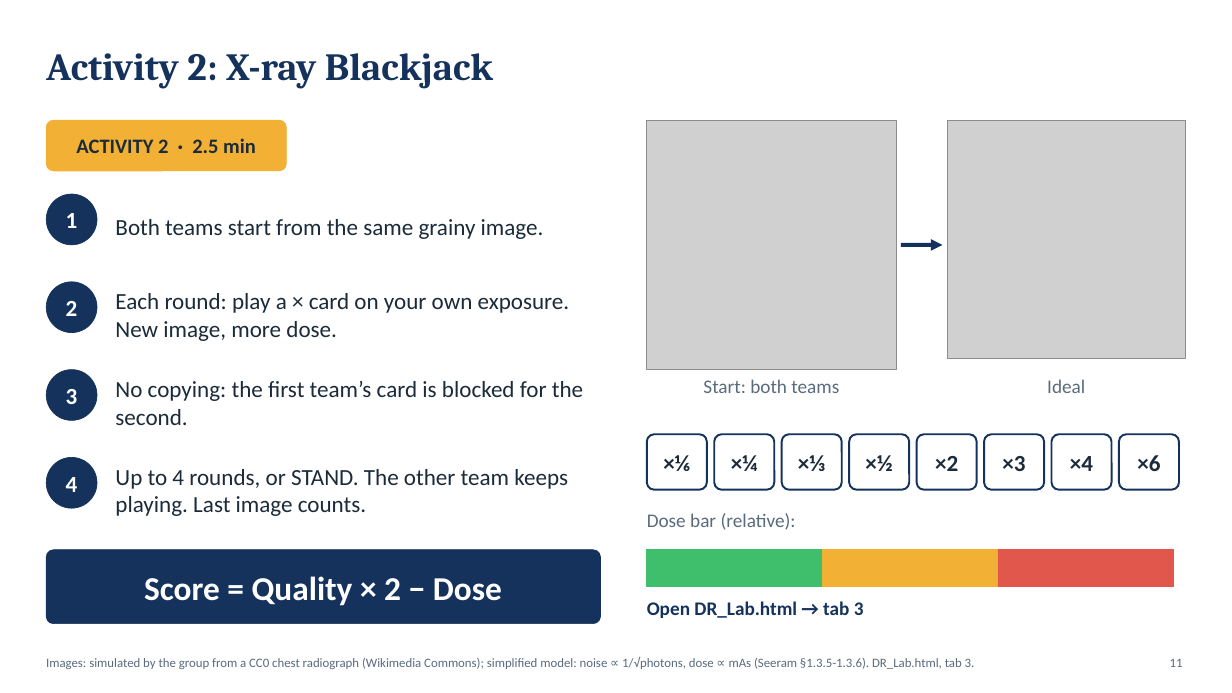
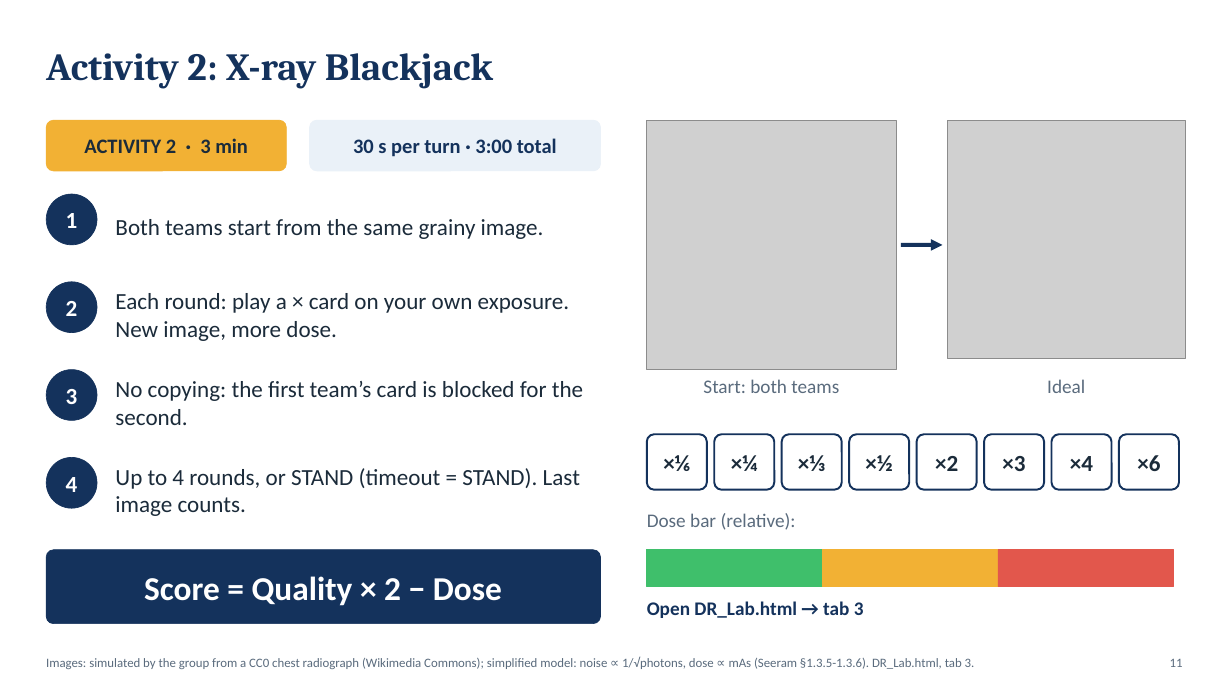
Before and after one commit to Hung-nd233960/dr-overview-presentation, a slide deck: slide 12 of DR_Overview.pptx. Drawn at 1232x693 pixels with LibreOffice and Linux fonts; fonts in the diff are those of the drawing; grey boxes stand for pictures. Boxes give left, top, right and bottom in pixels: in the first picture for what was removed or moved away, otherwise in the second. Text is boxed around its words. In the diff, an @@ line names an element or a change of style, - is before the commit and + after.

```diff
--- a/DR_Overview.pptx
+++ b/DR_Overview.pptx
@@ text in rounded rectangle at (84, 138, 248, 153): text changed @@
-ACTIVITY 2 · 2.5 min
+ACTIVITY 2 · 3 min
@@ rounded rectangle added at (310, 120, 601, 171), fill #EAF1F8, outline #EAF1F8 0.5 pt, 16 pt, text #14325C, bold @@
+30 s per turn · 3:00 total
@@ text at (115, 468, 580, 516): text changed @@
-Up to 4 rounds, or STAND. The other team keeps playing. Last image counts.
+Up to 4 rounds, or STAND (timeout = STAND). Last image counts.
```
Also in this commit, not shown: 10 other files.
